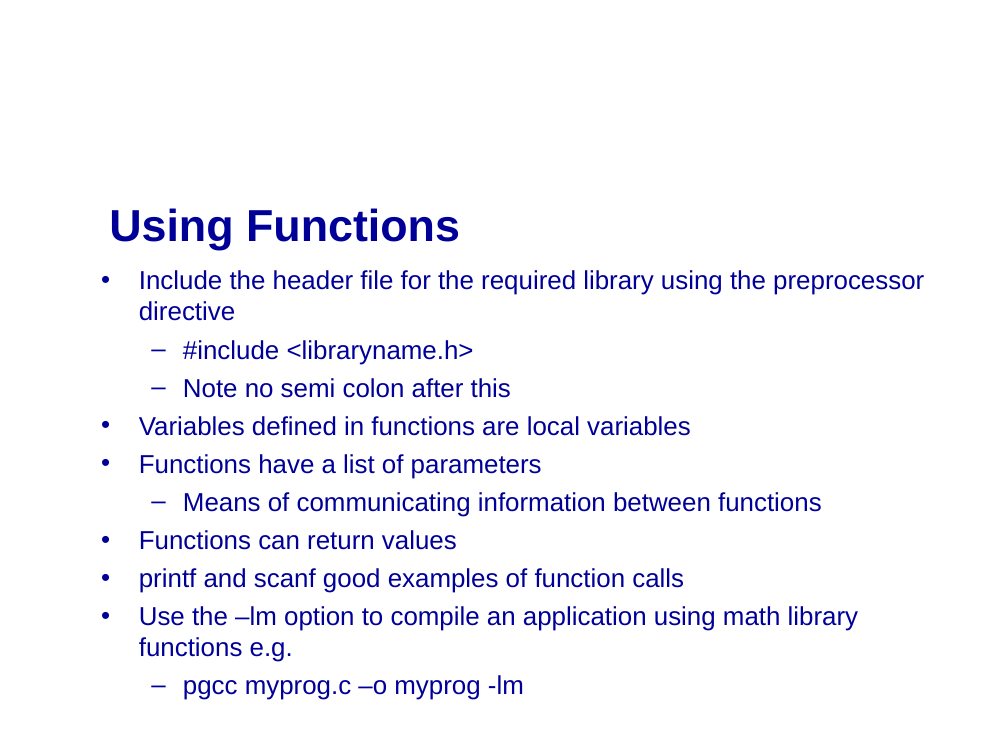
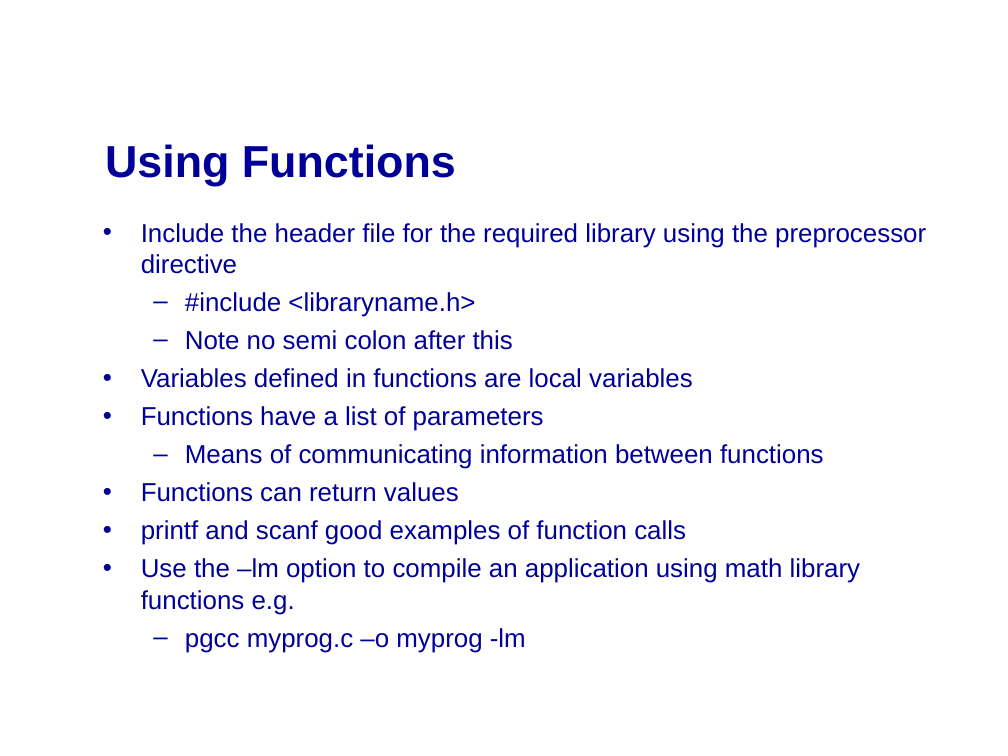
Before and after one commit to mikeg64/iome, a slide deck: slide 5 of src/examples/course/c/presentation/IntrotoC2.ppt. Drawn at 1008x756 pixels with LibreOffice and Linux fonts; fonts in the diff are those of the drawing; background and template pictures are left out. Boxes give left, top, right and bottom in pixels: in the first picture for what was removed or moved away, otherwise in the second. Text is boxed around its words. In the diff, an @@ line names an element or a change of style, - is before the commit and + after.

```diff
--- a/src/examples/course/c/presentation/IntrotoC2.ppt
+++ b/src/examples/course/c/presentation/IntrotoC2.ppt
@@ title "Using Functions": place and size @@
-title "Using Functions" at (109,208,460,250)
+title "Using Functions" at (105,144,456,186)
@@ text "Include the header file for ...": place and size @@
-text "Include the header file for ..." at (139,270,924,700)
+text "Include the header file for ..." at (141,223,926,653)
```
Also in this commit, not shown: 10 other slides changed.
